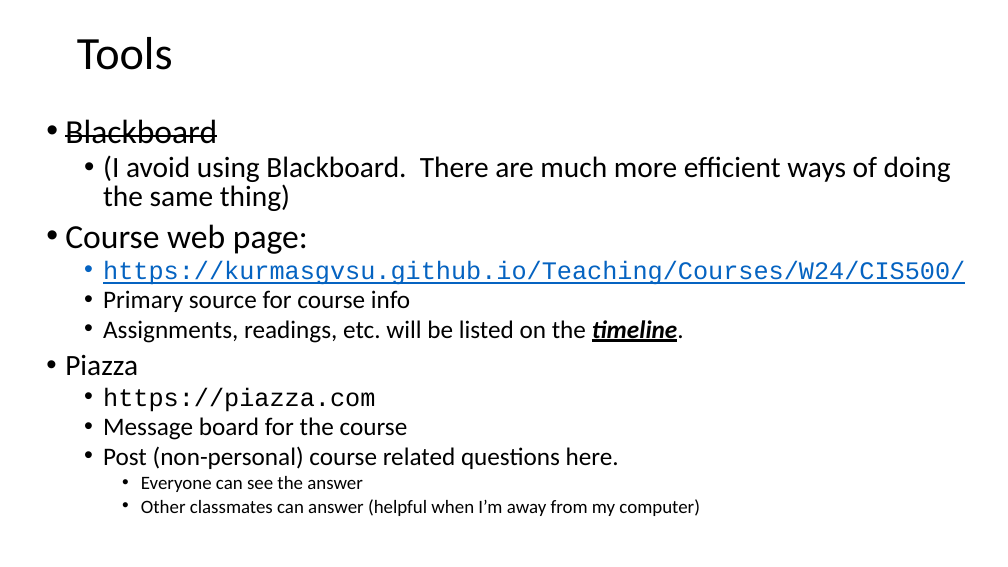
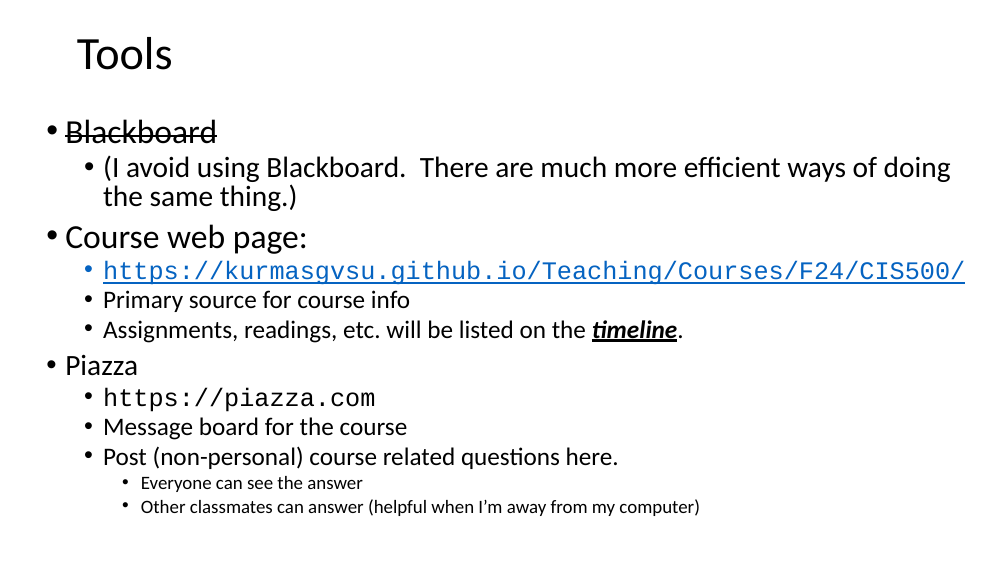
Before and after one commit to KurmasGVSU/KurmasGVSU.github.io, a slide deck: slide 5 of Teaching/Courses/F24/CIS500/LectureNotes/cis500_intro.pptx. Drawn at 1008x567 pixels with LibreOffice and Linux fonts; fonts in the diff are those of the drawing. Boxes give left, top, right and bottom in pixels: in the first picture for what was removed or moved away, otherwise in the second. Text is boxed around its words. In the diff, an @@ line names an element or a change of style, - is before the commit and + after.

```diff
--- a/Teaching/Courses/F24/CIS500/LectureNotes/cis500_intro.pptx
+++ b/Teaching/Courses/F24/CIS500/LectureNotes/cis500_intro.pptx
@@ text at (x1=103, y1=155, x2=951, y2=211): text changed @@
-  • (I avoid using Blackboard. There are much more efficient ways of doing the same thing)
+  • (I avoid using Blackboard. There are much more efficient ways of doing the same thing.)
@@ text at (x1=103, y1=260, x2=965, y2=285): text changed @@
-  • https://kurmasgvsu.github.io/Teaching/Courses/W24/CIS500/
+  • https://kurmasgvsu.github.io/Teaching/Courses/F24/CIS500/
```
Also in this commit, not shown: 6 other slides changed, 5 other files.
